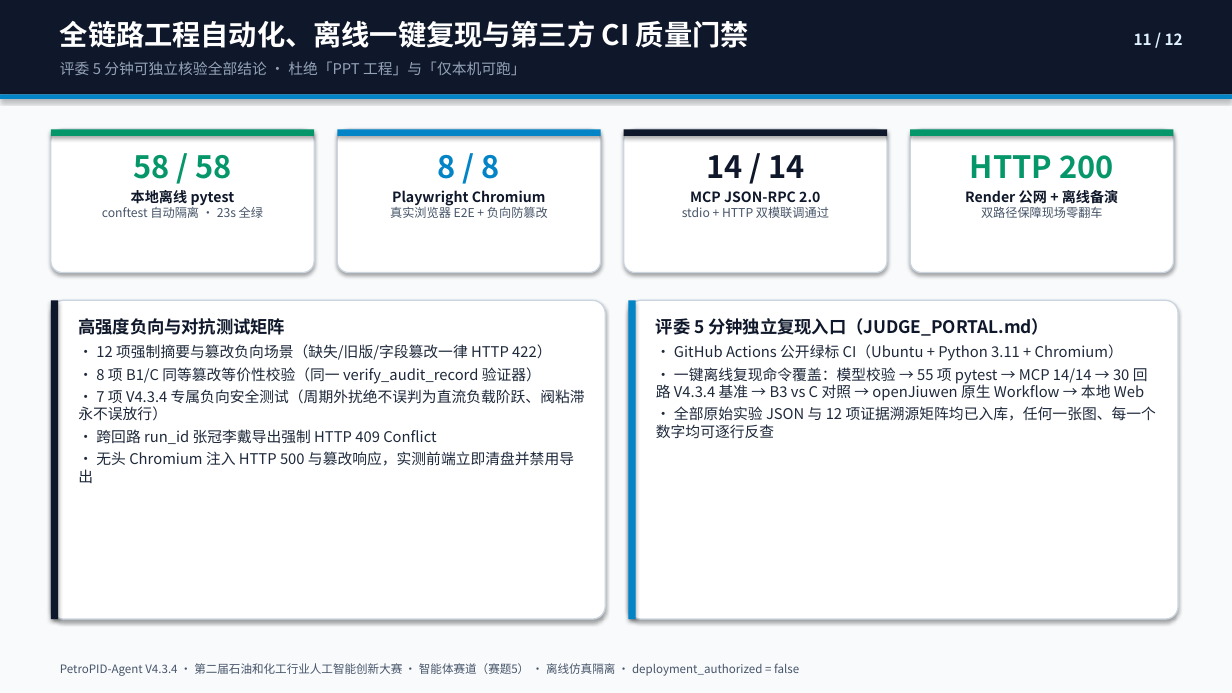
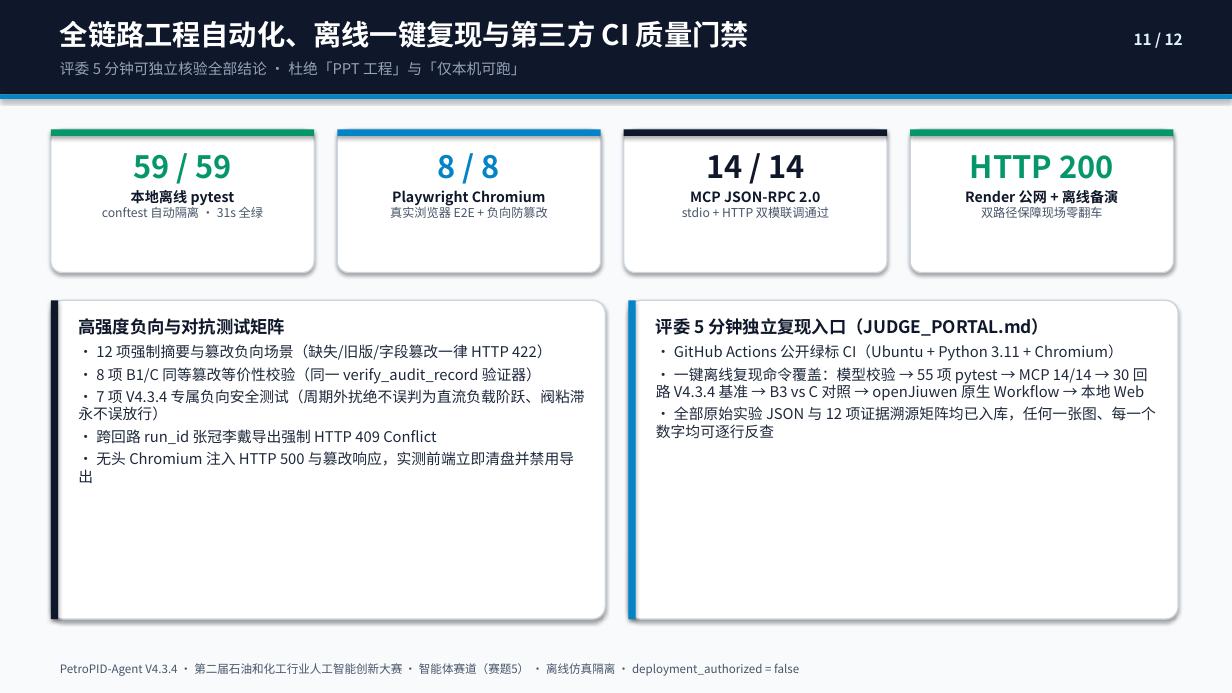
Before and after one commit to zhud41343-alt/PetroPID-Agent, a slide deck: slide 11 of competition_v4/submission_v433/PetroPID-Agent_V4.3.4_终审答辩.pptx. Drawn at 1232x693 pixels with LibreOffice and Linux fonts; fonts in the diff are those of the drawing. Boxes give left, top, right and bottom in pixels: in the first picture for what was removed or moved away, otherwise in the second. Text is boxed around its words. In the diff, an @@ line names an element or a change of style, - is before the commit and + after.

```diff
--- a/competition_v4/submission_v433/PetroPID-Agent_V4.3.4_终审答辩.pptx
+++ b/competition_v4/submission_v433/PetroPID-Agent_V4.3.4_终审答辩.pptx
@@ text at (133,154,231,179): text changed @@
-58 / 58
+59 / 59
@@ text at (102,207,263,218): text changed @@
-conftest 自动隔离 · 23s 全绿
+conftest 自动隔离 · 31s 全绿
```
Also in this commit, not shown: 3 other slides changed, 3 other files.
